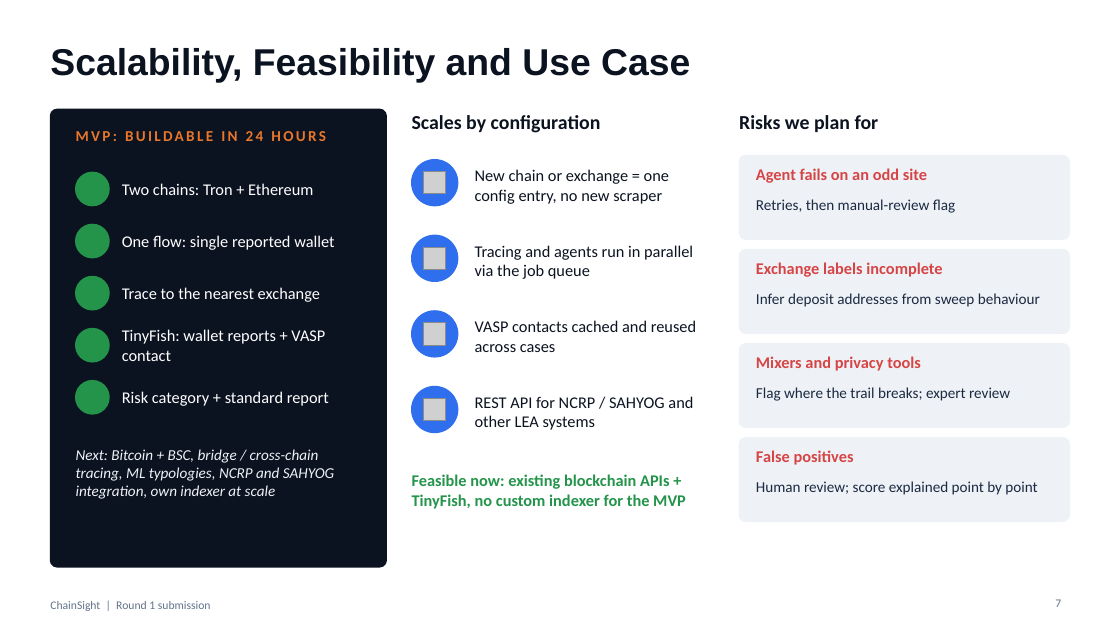
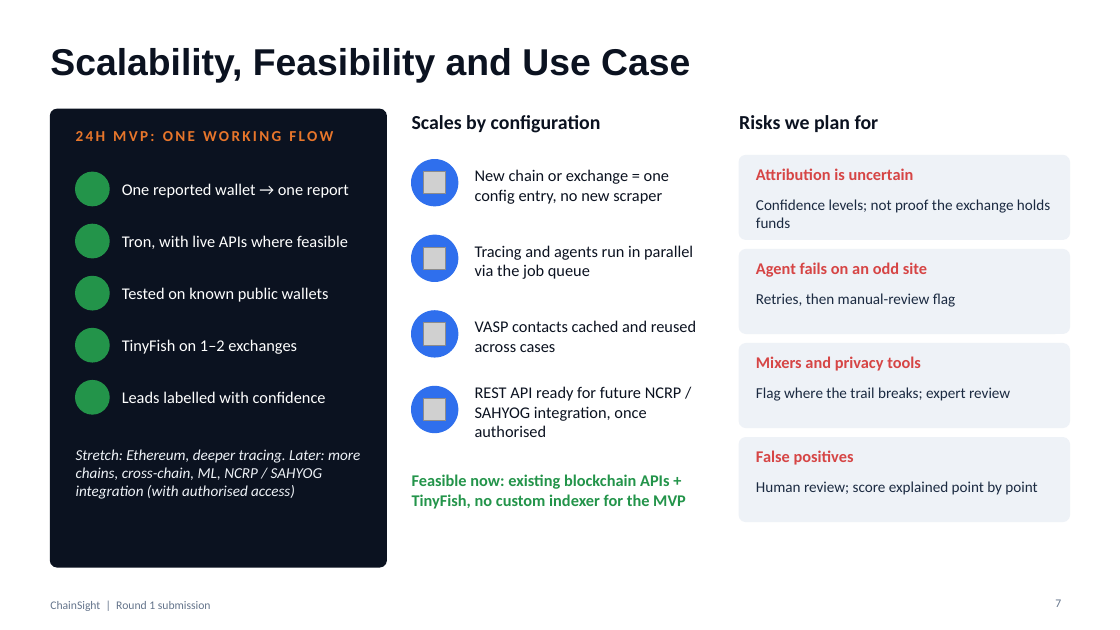
Before and after one commit to sharmaayush2506/ChainSight, a slide deck: slide 7 of docs/pitch/ChainSight_Round1_9slides.pptx. Drawn at 1120x630 pixels with LibreOffice and Linux fonts; fonts in the diff are those of the drawing; grey boxes stand for pictures; background and template pictures are left out. Boxes give left, top, right and bottom in pixels: in the first picture for what was removed or moved away, otherwise in the second. Text is boxed around its words. In the diff, an @@ line names an element or a change of style, - is before the commit and + after.

```diff
--- a/docs/pitch/ChainSight_Round1_9slides.pptx
+++ b/docs/pitch/ChainSight_Round1_9slides.pptx
@@ text at box(76, 131, 333, 141): text changed @@
-MVP: BUILDABLE IN 24 HOURS
+24H MVP: ONE WORKING FLOW
@@ text added at box(756, 168, 914, 180), 14 pt, text #D64545, bold @@
+Attribution is uncertain
@@ text at box(122, 183, 349, 198): text changed @@
-Two chains: Tron + Ethereum
+One reported wallet → one report
@@ text added at box(756, 199, 1050, 228), 13 pt, text #1B2A41 @@
+Confidence levels; not proof the exchange holds funds
@@ text at box(122, 235, 348, 249): text changed @@
-One flow: single reported wallet
+Tron, with live APIs where feasible
@@ text "Agent fails on an odd ...": place and size @@
-text "Agent fails on an odd ..." at box(756, 168, 927, 183)
+text "Agent fails on an odd ..." at box(756, 262, 927, 277)
@@ text removed at box(756, 262, 942, 277) @@
-Exchange labels incomplete
@@ text at box(122, 287, 329, 302): text changed @@
-Trace to the nearest exchange
+Tested on known public wallets
@@ text "Retries, then manual-review flag": place and size @@
-text "Retries, then manual-review flag" at box(756, 199, 955, 213)
+text "Retries, then manual-review flag" at box(756, 293, 955, 307)
@@ text removed at box(756, 293, 1040, 307) @@
-Infer deposit addresses from sweep behaviour
@@ text at box(122, 339, 297, 354): text changed @@
-TinyFish: wallet reports + VASP contact
+TinyFish on 1–2 exchanges
@@ text at box(475, 386, 682, 437): text changed @@
-REST API for NCRP / SAHYOG and other LEA systems
+REST API ready for future NCRP / SAHYOG integration, once authorised
@@ text at box(122, 391, 326, 403): text changed @@
-Risk category + standard report
+Leads labelled with confidence
@@ text at box(76, 449, 360, 499): text changed @@
-Next: Bitcoin + BSC, bridge / cross-chain tracing, ML typologies, NCRP and SAHYOG integration, own indexer at scale
+Stretch: Ethereum, deeper tracing. Later: more chains, cross-chain, ML, NCRP / SAHYOG integration (with authorised access)
```
Also in this commit, not shown: 5 other slides changed, 2 slides added, 2 slides removed, 1 other file.
